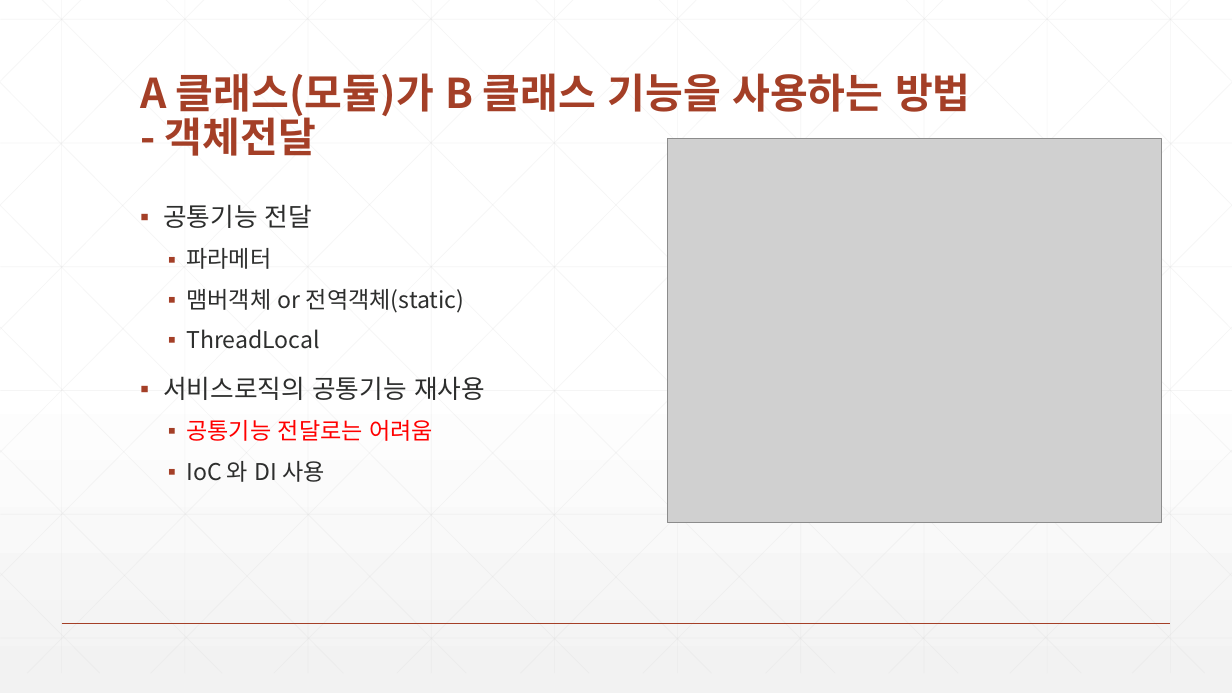
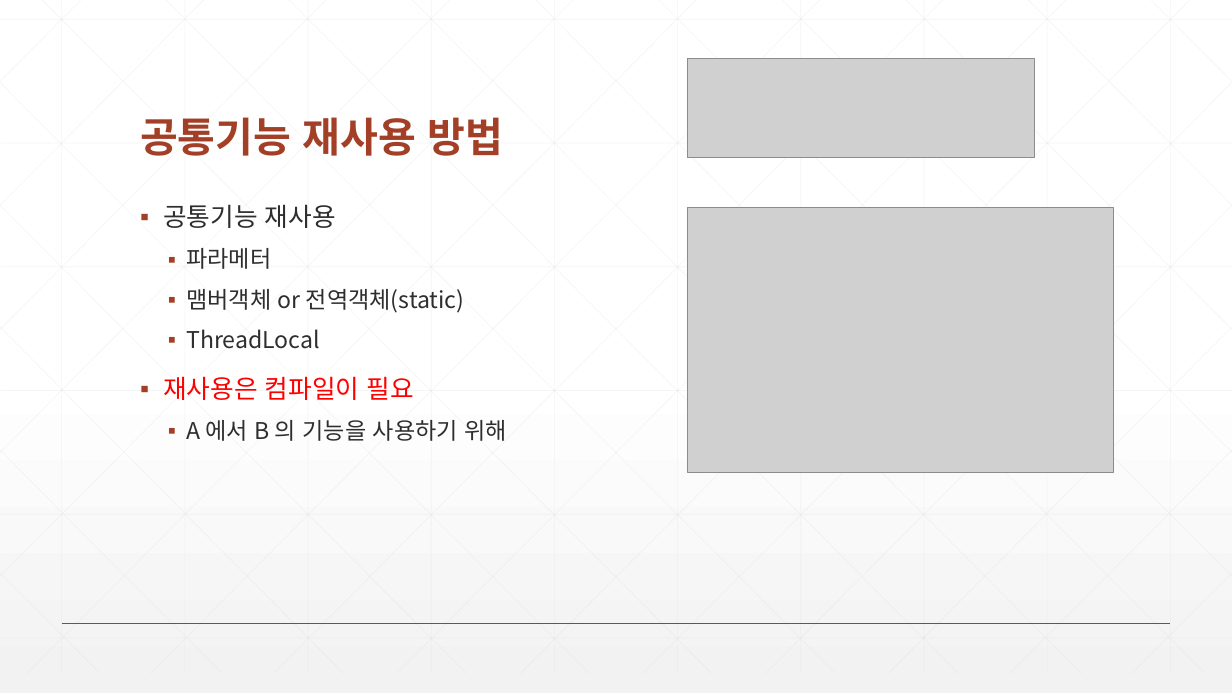
Before and after one commit to zeroshift01/code5, a slide deck: slide 3 of inflearn04/doc/3.비즈니스 공통 기능을 재사용할 수 있는 IoC 와 DI 를 구현합니다.pptx. Drawn at 1232x693 pixels with LibreOffice and Linux fonts; fonts in the diff are those of the drawing; grey boxes stand for pictures. Boxes give left, top, right and bottom in pixels: in the first picture for what was removed or moved away, otherwise in the second. Text is boxed around its words. In the diff, an @@ line names an element or a change of style, - is before the commit and + after.

```diff
--- a/inflearn04/doc/3.비즈니스 공통 기능을 재사용할 수 있는 IoC 와 DI 를 구현합니다.pptx
+++ b/inflearn04/doc/3.비즈니스 공통 기능을 재사용할 수 있는 IoC 와 DI 를 구현합니다.pptx
@@ picture added at bbox=[688, 58, 1035, 157] @@
@@ title at bbox=[140, 117, 504, 156]: text changed @@
-A 클래스(모듈)가 B 클래스 기능을 사용하는 방법
-- 객체전달
+공통기능 재사용 방법
@@ text at bbox=[163, 204, 336, 228]: text changed @@
-▪ 공통기능 전달
+▪ 공통기능 재사용
@@ picture: place and size @@
-picture at bbox=[667, 138, 1162, 523]
+picture at bbox=[688, 208, 1114, 472]
@@ text at bbox=[163, 376, 507, 441]: text changed @@
-▪ 서비스로직의 공통기능 재사용
-  ▪ 공통기능 전달로는 어려움
-  ▪ IoC 와 DI 사용
+▪ 재사용은 컴파일이 필요
+  ▪ A 에서 B 의 기능을 사용하기 위해
```
Also in this commit, not shown: 2 other slides changed, 12 other files.
